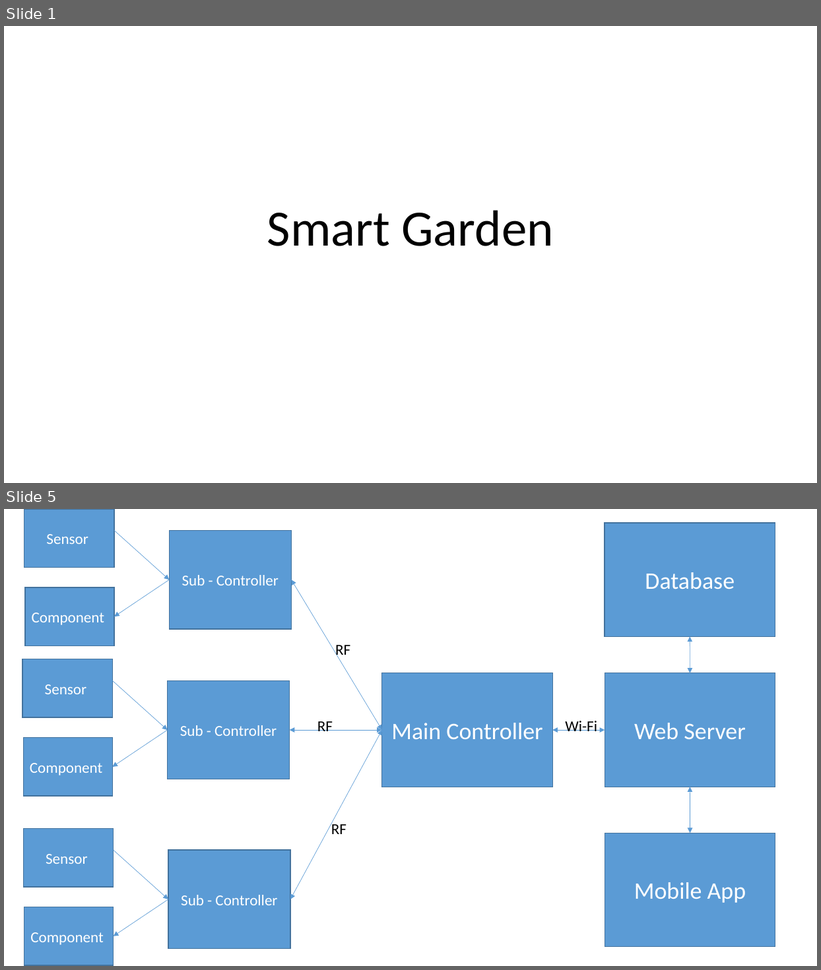
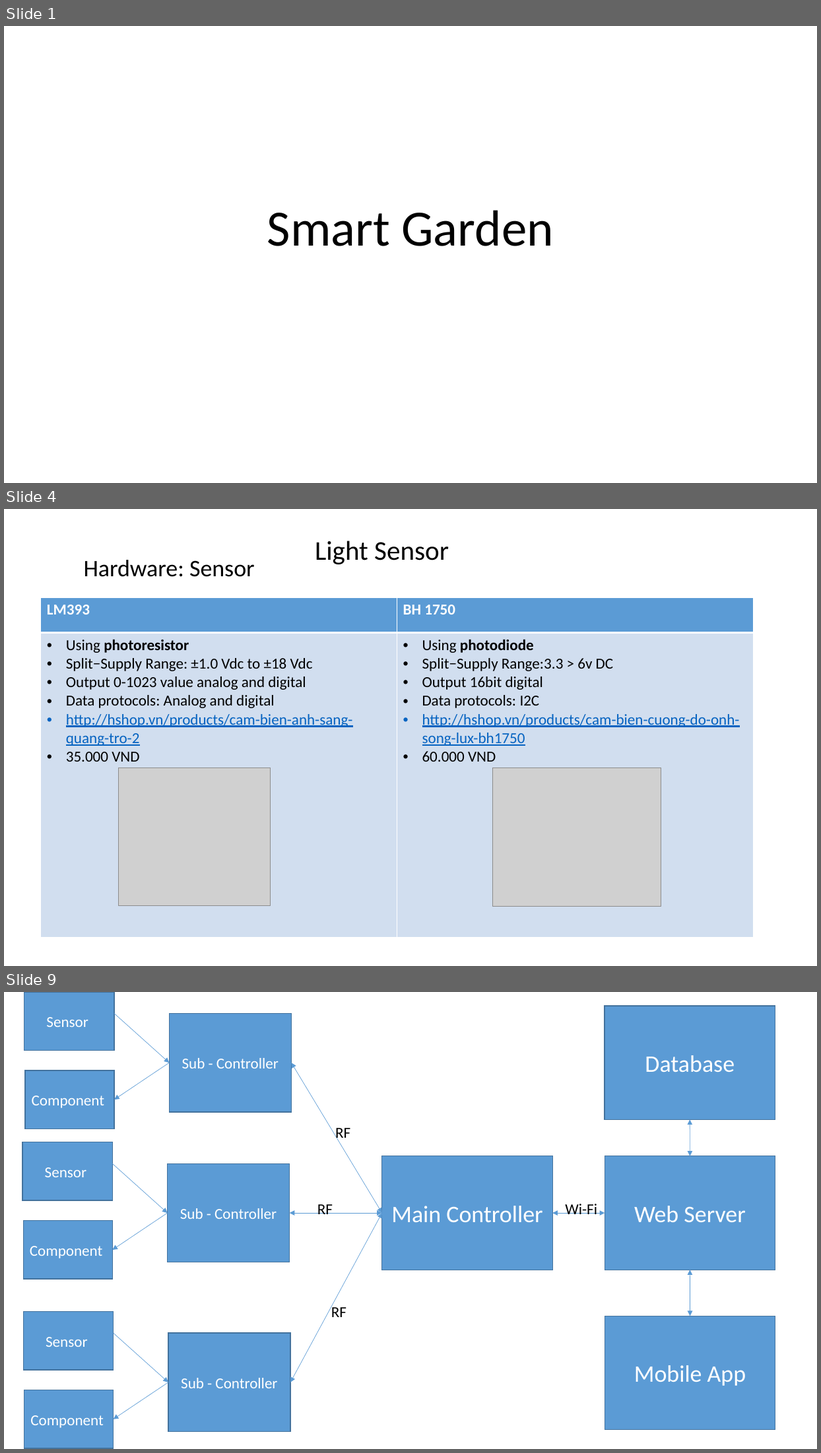
Before and after one commit to sangphanthanh/CP_SmartGarden, a slide deck: document/Presentation/Present01.pptx. Shown one above the other, each under a label of ours: slides 1 and 5 before the commit, slides 1, 4 and 9 after it; the slides between them are not shown. The pictures are 821x970 and 821x1453 pixels, drawn with LibreOffice and Linux fonts; fonts in the diff are those of the drawing; grey boxes stand for pictures. Boxes give left, top, right and bottom in pixels: in the first picture for what was removed or moved away, otherwise in the second. Text is boxed around its words. In the diff, an @@ line names an element or a change of style, - is before the commit and + after.

```diff
--- a/document/Presentation/Present01.pptx
+++ b/document/Presentation/Present01.pptx
@@ slide 4 added at box(4, 509, 817, 966), background #FFFFFF @@
@@ text added at box(315, 541, 449, 564), 32 pt, text #000000 @@
+Light Sensor
@@ text added at box(84, 560, 255, 577), 28 pt, text #000000 @@
+Hardware: Sensor
@@ table added at box(40, 597, 753, 938), 2 rows, 2 columns @@
+LM393 | BH 1750
+Using photoresistor / Split−Supply Range: ±1.0 Vdc to ±18 Vdc / Output 0-1023 value analog and digital / Data protocols: Analog and digital / http://hshop.vn/products/cam-bien-anh-sang-quang-tro-2 / 35.000 VND | Using photodiode / Split−Supply Range:3.3 > 6v DC / Output 16bit digital / Data protocols: I2C / http://hshop.vn/products/cam-bien-cuong-do-onh-song-lux-bh1750 / 60.000 VND
@@ picture added at box(119, 768, 271, 906) @@
@@ picture added at box(492, 768, 661, 907) @@
@@ what was slide 5 is now slide 9 @@
```
Also in this commit, not shown: 2 slides changed, 7 other slides added, 3 slides removed, 7 other files.
